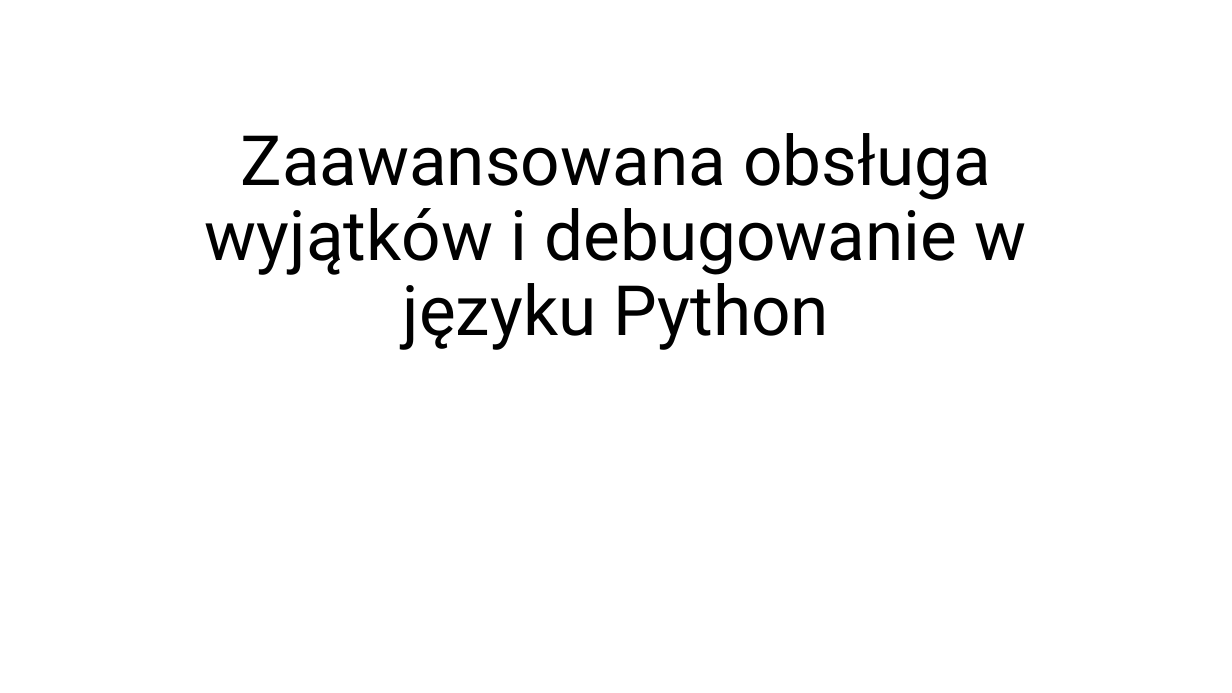
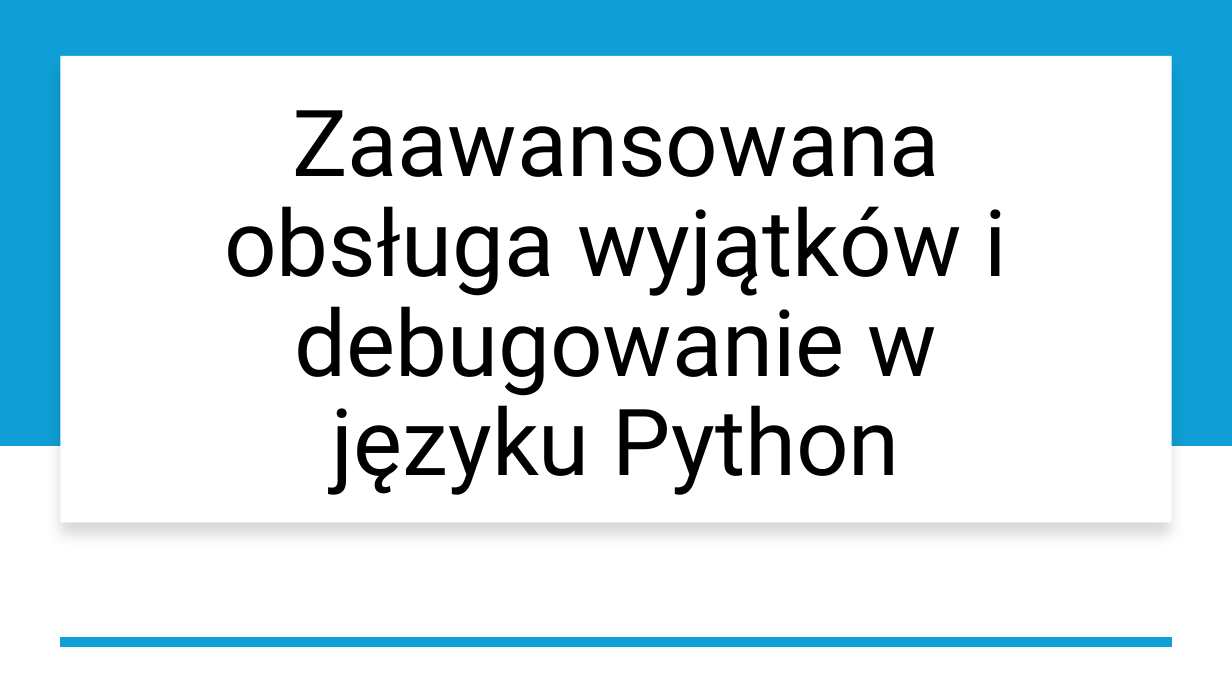
Before and after one commit to kirilol-ok/Python-jpwp, a slide deck: slide 1 of prezentacja.pptx. Drawn at 1232x693 pixels with LibreOffice and Linux fonts; fonts in the diff are those of the drawing. Boxes give left, top, right and bottom in pixels: in the first picture for what was removed or moved away, otherwise in the second. Text is boxed around its words. In the diff, an @@ line names an element or a change of style, - is before the commit and + after.

```diff
--- a/prezentacja.pptx
+++ b/prezentacja.pptx
@@ rectangle added at (0,0,1232,446), fill #0F9ED5 @@
@@ rectangle added at (60,55,1172,522), fill #FFFFFF @@
@@ title "Zaawansowana obsługa wyjątków i debugowanie ...": place and size @@
-title "Zaawansowana obsługa wyjątków i debugowanie ..." at (205,133,1026,350)
+title "Zaawansowana obsługa wyjątków i debugowanie ..." at (224,110,1007,495)
@@ title "Zaawansowana obsługa wyjątków i debugowanie ..." at (224,110,1007,495): size 54 to 72 pt; vertical alignment bottom to middle @@
@@ line added from (1172, 642) to (60, 642), #0F9ED5 8 pt @@
```
Also in this commit, not shown: 7 other slides changed, 1 slide added, 1 slide removed.
